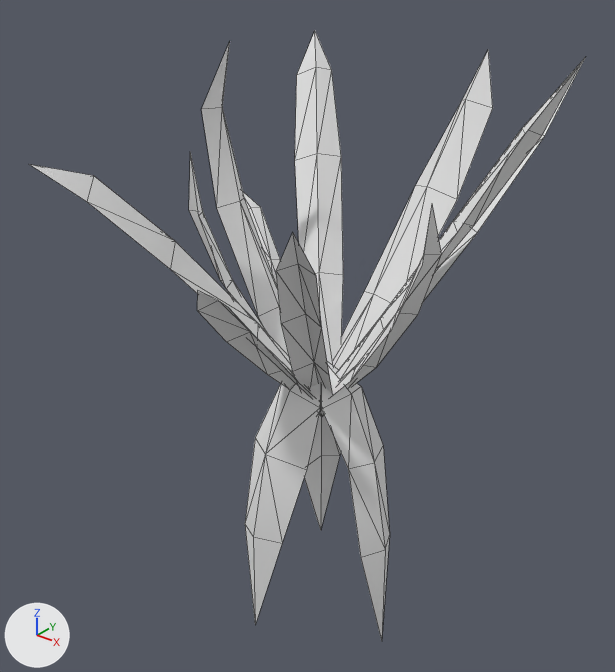
The OBJ model game/assets/models/plants/SM_Plant_TillandsiaClump_Leaf.obj as it was, and as the next commit left it.
Both versions are drawn from a 50 mm lens placed at (0.686, -0.891, 0.669), pointed at (-0.012, -0.018, 0.128). Arrows for +X, +Y and +Z are at lower left; the lights stay in place. The first picture is the older version. Mesh edges are drawn as thin lines. Where no turn or scale is listed for an object, it has been applied to the vertices. Vertices at exactly the same position are counted once.

In view in the first picture: 'SM_Plant_TillandsiaClump_Leaf'.
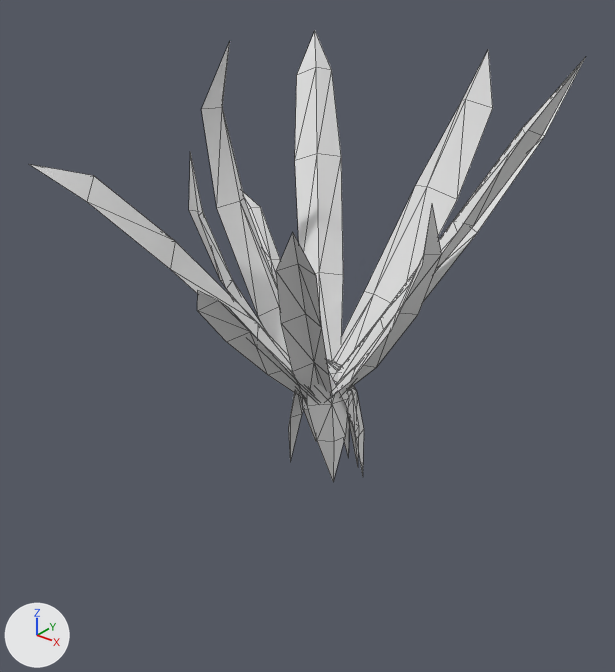
Pixel boxes [x1, y1, x2, y2] of what changed, in the pictures (615 x 672 px):
```json
{"object": "SM_Plant_TillandsiaClump_Leaf", "change": "reshaped", "before": [29, 31, 585, 641], "after": [29, 31, 585, 481], "on screen": "26% shorter"}
{"part": 1, "of": "me_sm_plant_tillandsiaclump_leaf", "change": "cut back", "before": [245, 362, 390, 641], "after": [288, 359, 364, 481]}
```

Scene script edits in JSON lines:
```json
{"block": "me_sm_plant_tillandsiaclump_leaf", "where": "# used by ob_sm_plant_tillandsiaclump_leaf; location = (0.0, 0.0, 0.0)"}
{"op": "remove", "block": "me_sm_plant_tillandsiaclump_leaf", "code": "me_sm_plant_tillandsiaclump_leaf.from_pydata(...)  # 174 vertices, 190 faces; spans x -0.225..0.283, y -0.35..0.31, z -0.38..0.525"}
{"op": "add", "block": "me_sm_plant_tillandsiaclump_leaf", "code": "me_sm_plant_tillandsiaclump_leaf.from_pydata(...)  # 204 vertices, 226 faces; spans x -0.225..0.283, y -0.35..0.31, z -0.141..0.525"}
{"block": "me_sm_plant_tillandsiaclump_leaf", "change": "me_sm_plant_tillandsiaclump_leaf part 1"}
{"block": "me_sm_plant_tillandsiaclump_leaf", "change": "2 vertices are removed from x -0.039..0.137, y -0.122..-0.011, z -0.38..-0.368"}
{"block": "me_sm_plant_tillandsiaclump_leaf", "change": "8 faces are deleted"}
{"block": "me_sm_plant_tillandsiaclump_leaf", "change": "28 vertices move from x -0.077..0.134, y -0.12..0.11, z -0.323..0.055 to x -0.063..0.054, y -0.042..0.044, z -0.107..0.074"}
{"block": "me_sm_plant_tillandsiaclump_leaf", "change": "32 vertices are added at x -0.064..0.046, y -0.029..0.066, z -0.141..0.075"}
{"block": "me_sm_plant_tillandsiaclump_leaf", "change": "44 new faces join them"}
```
